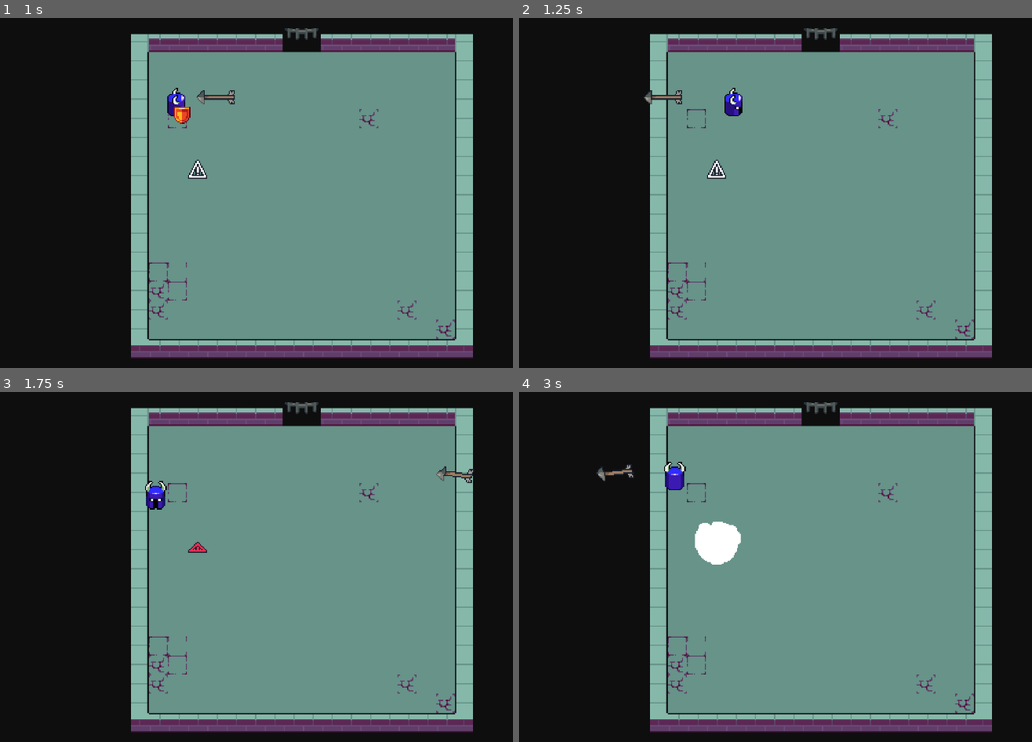
Above: before the commit, frames 1-4 (two rows, left to right).
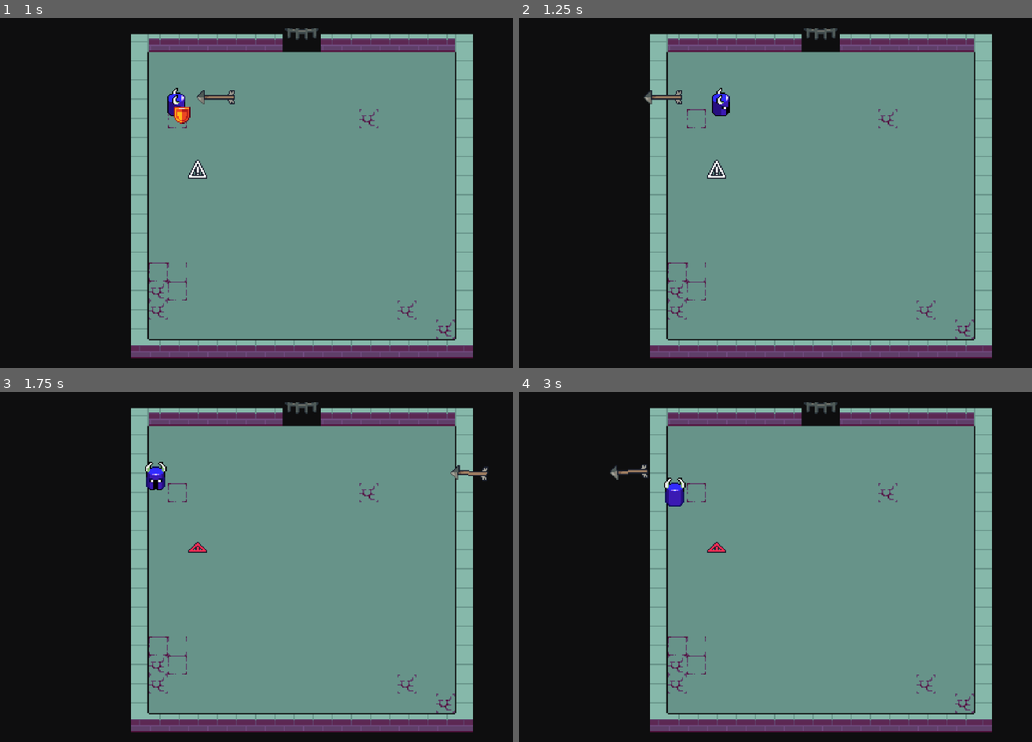
Above: after the commit, the same moments.

Repository: rddtz/gamejamplus
Game: Godot game, scene res://scenes/main.tscn
Two runs of this game, one before a commit and one after it. Both use one fixed random seed, a clock stepped at 60 frames per second and the inputs below.
Inputs:
- Up to frame 1 (1 s): hold Right (RIGHT) from 0.53 s (still down); hold Space (parry_block) from 0.53 s (still down)
- Up to frame 2 (1.25 s): keep holding Right (RIGHT); keep holding Space (parry_block)
- Up to frame 3 (1.75 s): release Right (RIGHT) at 1.28 s; release Space (parry_block) at 1.28 s; hold S (DOWN) from 1.28 s (still down); tap Space (parry_block) at 1.35 s
- Up to frame 4 (3 s): release S (DOWN) at 2.03 s; hold Right (RIGHT) 2.03-2.78 s; hold Space (parry_block) 2.03-2.78 s; hold W (UP) from 2.78 s (still down); tap Space (parry_block) at 2.85 s

Frame 1 is identical in both runs. In frame 2, 0.4% of the frame differs, in the area x 37-44%, y 19-29%; in frame 3, 0.7%; in frame 4, 1.6%, in the area x 14-44%, y 19-50%.

Commit message:
movimento

Diff:
--- a/plus/scripts/player.gd
+++ b/plus/scripts/player.gd
@@ -23,12 +23,21 @@
 var player_has_shield = true
 var timer_shield = 0
 
+var moving := false
+
+func move_false():
+	moving = false
 
 func move():
 	time_mov = TIME
 	rayan.force_raycast_update()
 	if !rayan.is_colliding():
-		position += rayan.target_position
+		if !moving:
+			moving = true
+			var tween = create_tween()
+			tween.tween_property(self, "position", position + rayan.target_position, .1)
+			tween.tween_callback(move_false)
+		#position += rayan.target_position
 
 func _physics_process(delta: float) -> void:
 	# Add the gravity.
@@ -97,7 +106,8 @@
 	else:
 		get_tree().reload_current_scene()
 
-
+func _input(event: InputEvent) -> void:
+	pass
 
 
 	#get_tree().reload_current_scene()
Not shown: 1 places in plus/scenes/main.tscn that only renumber resources
Not shown: 1 places in plus/scenes/main2.tscn that only renumber resources
Not shown, added: plus/scenes/pla516.tmp
Not shown, added: plus/scenes/plaD5DA.tmp
